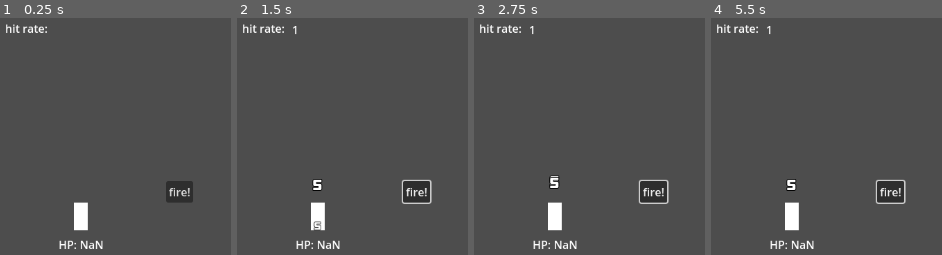
Above: before the commit, frames 1-4 (left to right).
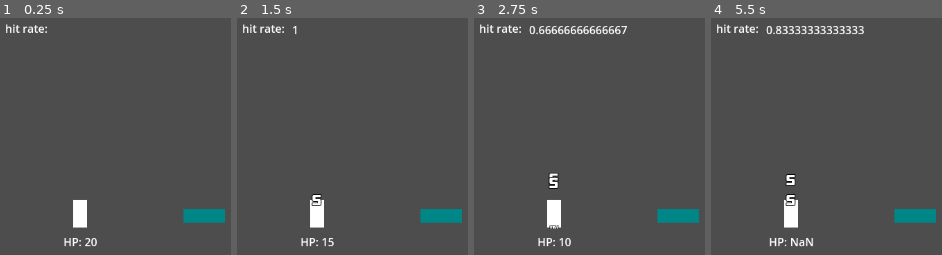
Above: after the commit, the same moments.

Repository: ktosox/Tool_Box_2
Game: Godot game, scene res://experimental/side_view_tower_defense.tscn
Same seed, same stepped clock (60 frames per second), same inputs: the game is played once before the commit and once after it. The project has no main scene, so this scene is started directly.
Inputs (mouse positions are in pixels of both pictures, inside the frame that each line leads up to):
- Up to frame 1 (0.25 s): no input
- Up to frame 2 (1.5 s): click (417, 191) at 0.5 s, where only the run before the commit has a clickable "fire!"; tap Enter (ui_accept) at 1.25 s; move the mouse to (outside the picture) at 1.27 s; hold Right (ui_right) from 1.28 s (still down); click (outside the picture) at 1.42 s
- Up to frame 3 (2.75 s): tap Enter (ui_accept) at 1.52 s; release Right (ui_right) at 2 s; drag from (568, 214) to (outside the picture) at 2.02 s
- Up to frame 4 (5.5 s): move the mouse to (outside the picture) at 2.77 s; hold Left (ui_left) 2.78-3.5 s; drag from (outside the picture) to (724, 124) at 3.52 s; move the mouse to (outside the picture) at 4.27 s; hold Right (ui_right) 4.28-5 s; tap Enter (ui_accept) at 4.52 s; drag from (724, 124) to (791, 217) at 5.02 s

The runs differ from the first frame. In frame 1, 2.8% of the frame differs, in the area x 25-98%, y 68-98%; in frame 2, 3.4%; in frame 3, 4.1%; in frame 4, 4.3%, in the area x 23-98%, y 3-98%.

Commit message:
added first draft of a hit reply system

Diff:
--- /dev/null
+++ b/experimental/example_gun.gd
@@ -0,0 +1,27 @@
+extends Node2D
+
+@export var attack_data : AttackData
+
+var shot_scene = preload("res://experimental/example_gun_shot.tscn")
+
+
+func _ready() -> void:
+	pass
+
+#func _on_button_pressed() -> void:
+	#
+
+	#pass # Replace with function body.
+func shoot():
+	var new_shot = shot_scene.instantiate() as RayCast2D
+	new_shot.attack_data = attack_data
+
+	add_child(new_shot)
+	new_shot.global_position = $PlaceBulletsHere.global_position
+	pass
+
+
+func _on_timer_timeout() -> void:
+	print("pew")
+	shoot()
+	pass # Replace with function body.
--- /dev/null
+++ b/experimental/example_gun.tscn
@@ -0,0 +1,30 @@
+[gd_scene load_steps=4 format=3 uid="uid://dkn2kw0w413ys"]
+
+[ext_resource type="Script" path="res://experimental/example_gun.gd" id="1_w08kg"]
+[ext_resource type="Script" path="res://experimental/attack_data.gd" id="2_58ue1"]
+
+[sub_resource type="Resource" id="Resource_2n8wj"]
+script = ExtResource("2_58ue1")
+damage = 5
+attakc_type = 0
+damage_type = 0
+penetration = 0
+accuracy = 0.8
+
+[node name="ExampleGun" type="Node2D"]
+script = ExtResource("1_w08kg")
+attack_data = SubResource("Resource_2n8wj")
+
+[node name="Barrel" type="Line2D" parent="."]
+points = PackedVector2Array(0, 0, -60, 0)
+width = 20.0
+default_color = Color(1.63645e-06, 0.5261, 0.527811, 1)
+
+[node name="PlaceBulletsHere" type="Marker2D" parent="."]
+position = Vector2(-66, 0)
+
+[node name="Timer" type="Timer" parent="."]
+wait_time = 0.8
+autostart = true
+
+[connection signal="timeout" from="Timer" to="." method="_on_timer_timeout"]
--- /dev/null
+++ b/experimental/example_gun_shot.gd
@@ -0,0 +1,29 @@
+extends RayCast2D
+
+var attack_data : AttackData
+
+func _ready() -> void:
+	attack_data.attack_source = self
+
+
+func send_attack():
+	force_raycast_update()
+	var collider = get_collider()
+	if collider == null :
+		print("shot missed")
+		queue_free()
+	else:
+
+		collider.hit_detection(attack_data,get_collision_point())
+	pass
+
+func attack_reply(data : HitData):
+	print("shot reply got")
+	queue_free()
+
+	pass
+
+
+func _on_timer_timeout() -> void:
+	send_attack()
+	pass # Replace with function body.
--- /dev/null
+++ b/experimental/example_gun_shot.tscn
@@ -0,0 +1,23 @@
+[gd_scene load_steps=3 format=3 uid="uid://c1abfq8f6fdig"]
+
+[ext_resource type="Script" path="res://experimental/example_gun_shot.gd" id="1_8ckwk"]
+[ext_resource type="Texture2D" uid="uid://onm5xeg5u5wu" path="res://resources/shader_particles/orb1.png" id="1_y8e3b"]
+
+[node name="ExampleGunShot" type="RayCast2D"]
+target_position = Vector2(-1600, 0)
+collision_mask = 12
+collide_with_areas = true
+collide_with_bodies = false
+script = ExtResource("1_8ckwk")
+
+[node name="Orb1" type="Sprite2D" parent="."]
+modulate = Color(0.760371, 0, 0.259756, 1)
+scale = Vector2(0.08, 0.08)
+texture = ExtResource("1_y8e3b")
+
+[node name="Timer" type="Timer" parent="."]
+wait_time = 0.3
+one_shot = true
+autostart = true
+
+[connection signal="timeout" from="Timer" to="." method="_on_timer_timeout"]
--- /dev/null
+++ b/experimental/hit_data.gd
@@ -0,0 +1,7 @@
+extends Resource
+
+class_name HitData
+
+var result : int # connected / miss / block etc.
+
+var damage_taken : int
--- a/experimental/side_view_tower_defense.tscn
+++ b/experimental/side_view_tower_defense.tscn
@@ -1,19 +1,10 @@
-[gd_scene load_steps=9 format=3 uid="uid://wo4e013s4ki"]
+[gd_scene load_steps=7 format=3 uid="uid://wo4e013s4ki"]
 
 [ext_resource type="Script" path="res://experimental/side_view_tower_defense.gd" id="1_lmps5"]
 [ext_resource type="PackedScene" uid="uid://qqjji0wexgsm" path="res://experimental/hit_box.tscn" id="1_n2rhh"]
-[ext_resource type="PackedScene" uid="uid://bt7rcl15kq3mn" path="res://experimental/attack_simulator.tscn" id="2_bt61m"]
 [ext_resource type="Script" path="res://experimental/target_dummy.gd" id="2_qppje"]
-[ext_resource type="Script" path="res://experimental/attack_data.gd" id="3_43wi6"]
+[ext_resource type="PackedScene" uid="uid://dkn2kw0w413ys" path="res://experimental/example_gun.tscn" id="5_e4amm"]
 [ext_resource type="PackedScene" uid="uid://xtubqpb1avbh" path="res://experimental/health_shower.tscn" id="6_fpes2"]
-
-[sub_resource type="Resource" id="Resource_dwacq"]
-script = ExtResource("3_43wi6")
-damage = 5
-attakc_type = 0
-damage_type = 0
-penetration = 0
-accuracy = 1.0
 
 [sub_resource type="RectangleShape2D" id="RectangleShape2D_pnjok"]
 size = Vector2(20, 40)
@@ -21,14 +12,10 @@
 [node name="SideViewTowerDefense" type="Node2D"]
 script = ExtResource("1_lmps5")
 
-[node name="AttackSimulator" parent="." instance=ExtResource("2_bt61m")]
-position = Vector2(471, 361)
-attack_data = SubResource("Resource_dwacq")
-
 [node name="TargetDummy" type="Node2D" parent="."]
-position = Vector2(327, 380)
+position = Vector2(326, 376)
 script = ExtResource("2_qppje")
-starting_health = -1
+starting_health = 20
 dodge = 0.2
 
 [node name="HitBox" parent="TargetDummy" instance=ExtResource("1_n2rhh")]
@@ -60,5 +47,8 @@
 offset_right = 330.0
 offset_bottom = 102.0
 
+[node name="ExampleGun" parent="." instance=ExtResource("5_e4amm")]
+position = Vector2(535, 359)
+
 [connection signal="attack_landed" from="TargetDummy" to="." method="update_hit_rate"]
 [connection signal="attack_received" from="TargetDummy/HitBox" to="TargetDummy" method="process_attack"]
--- a/experimental/target_dummy.gd
+++ b/experimental/target_dummy.gd
@@ -17,16 +17,21 @@
 
 func process_attack(data : AttackData, location : Vector2):
 	var new_floating_text = floating_text_scene.instantiate()
+	var reply = HitData.new()
 	if hit_calcualtion(dodge,data.accuracy) :
 		new_floating_text.text = str(data.damage)
 		health -= data.damage
 		$HealthShower.HP = health
 		emit_signal("attack_landed",true)
+		reply.result = 0
 	else:
+		reply.result = 1
 		new_floating_text.text = "miss"
 		emit_signal("attack_landed",false)
+	reply.damage_taken = data.damage
 	add_child(new_floating_text)
-
+	if data.attack_source != null:
+		data.attack_source.attack_reply(reply)
 	pass
 
 func hit_calcualtion(dodge : float, accuracy : float) -> bool : # dodge vs accuracy - returns true on hit connecting
Not shown, changed: resources/fonts/freebooter-font/FreebooterItalic-5Xlv.ttf.import
